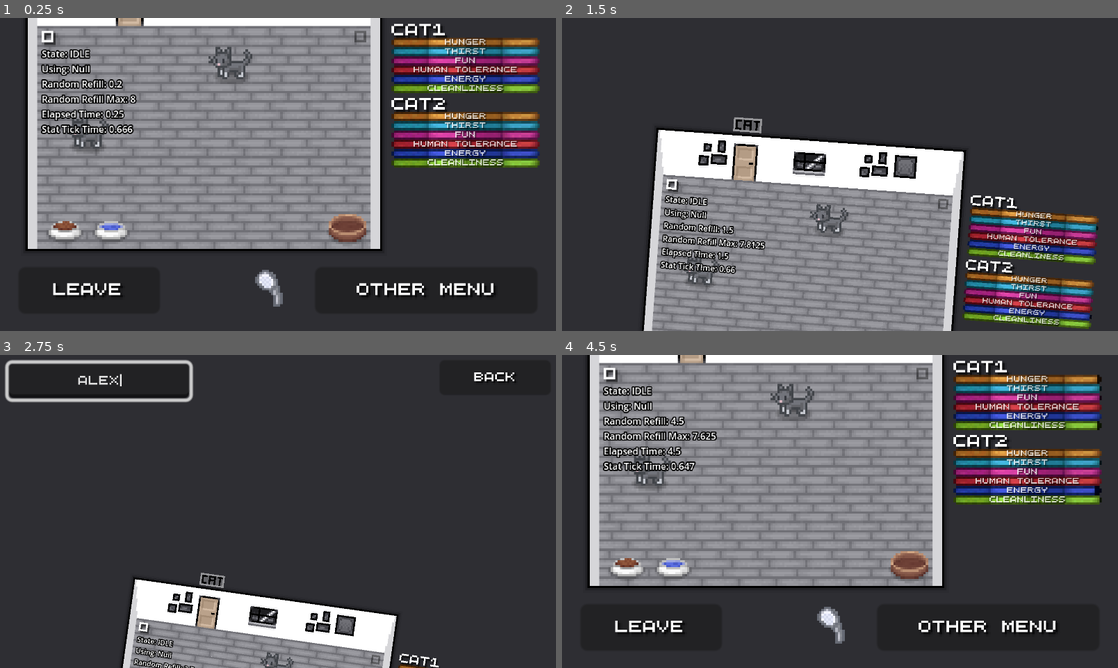
Above: before the commit, frames 1-4 (two rows, left to right).
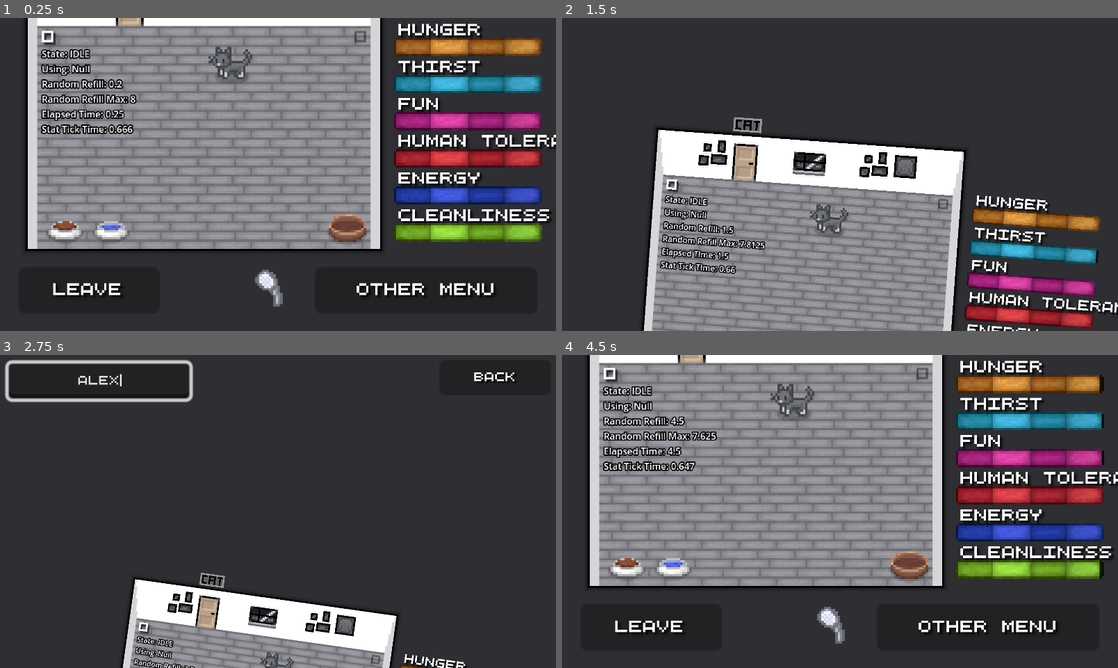
Above: after the commit, the same moments.

Repository: Theooolone/m-game
Game: Godot game, scene res://scenes/catsim/cat_sim.tscn
Two runs of this game, one before a commit and one after it. Both use one fixed random seed, a clock stepped at 60 frames per second and the inputs below. This scene is started directly instead of the project's main scene.
Inputs (mouse positions are in pixels of both pictures, inside the frame that each line leads up to):
- Up to frame 1 (0.25 s): no input
- Up to frame 2 (1.5 s): click "Leave" at 0.5 s; click "Other Menu" at 1.25 s
- Up to frame 3 (2.75 s): click (100, 376) at 2.02 s; type "Alex" at 2.1 s
- Up to frame 4 (4.5 s): tap Enter at 2.75 s; move the mouse to (962, 495) at 2.77 s; hold Right (right) 2.78-3.5 s; click (962, 495) at 2.85 s; click "Back" at 3.5 s; drag from (628, 574) to (912, 567) at 4.27 s

The runs differ from the first frame. In frame 1, 15% of the frame differs, in the area x 11-100%, y 1-72%; in frame 2, 8.0%; in frame 3, 0.3%; in frame 4, 15%.

Commit message:
Moved statbar text

Diff:
--- a/scenes/catsim/cat_sim.tscn
+++ b/scenes/catsim/cat_sim.tscn
@@ -204,7 +204,6 @@
 [node name="CatSim" type="Node2D"]
 y_sort_enabled = true
 script = ExtResource("1_mh1t5")
-cat_amount = 2
 
 [node name="TileMap" type="TileMap" parent="."]
 z_index = -10
@@ -313,11 +312,6 @@
 offset_top = -11.0
 offset_right = 114.0
 offset_bottom = -3.0
-
-[node name="Label" parent="Statbars/Human Tolerance" index="0"]
-offset_left = -8.0
-offset_right = 56.0
-scale = Vector2(0.64, 1)
 
 [node name="Energy" parent="Statbars" instance=ExtResource("4_kofum")]
 z_index = 10
@@ -400,6 +394,7 @@
 placeholder_text = "Cat Name"
 alignment = 1
 max_length = 16
+caret_blink = true
 script = ExtResource("12_x07he")
 
 [node name="BackButton" type="Button" parent="ExtraMenus"]
@@ -476,5 +471,3 @@
 [connection signal="focus_entered" from="ExtraMenus/LineEdit" to="ExtraMenus/LineEdit" method="_on_focus_entered"]
 [connection signal="focus_exited" from="ExtraMenus/LineEdit" to="ExtraMenus/LineEdit" method="_on_focus_exited"]
 [connection signal="pressed" from="ExtraMenus/BackButton" to="." method="_on_back_button_pressed"]
-
-[editable path="Statbars/Human Tolerance"]
--- a/scenes/catsim/statbar.tscn
+++ b/scenes/catsim/statbar.tscn
@@ -24,11 +24,9 @@
 layout_mode = 1
 anchors_preset = -1
 anchor_right = 1.0
-offset_left = -32.0
+offset_left = 2.0
 offset_top = -7.0
-offset_right = 32.0
 grow_vertical = 0
 text = "Debug"
 label_settings = ExtResource("3_26uqe")
-horizontal_alignment = 1
 vertical_alignment = 2
